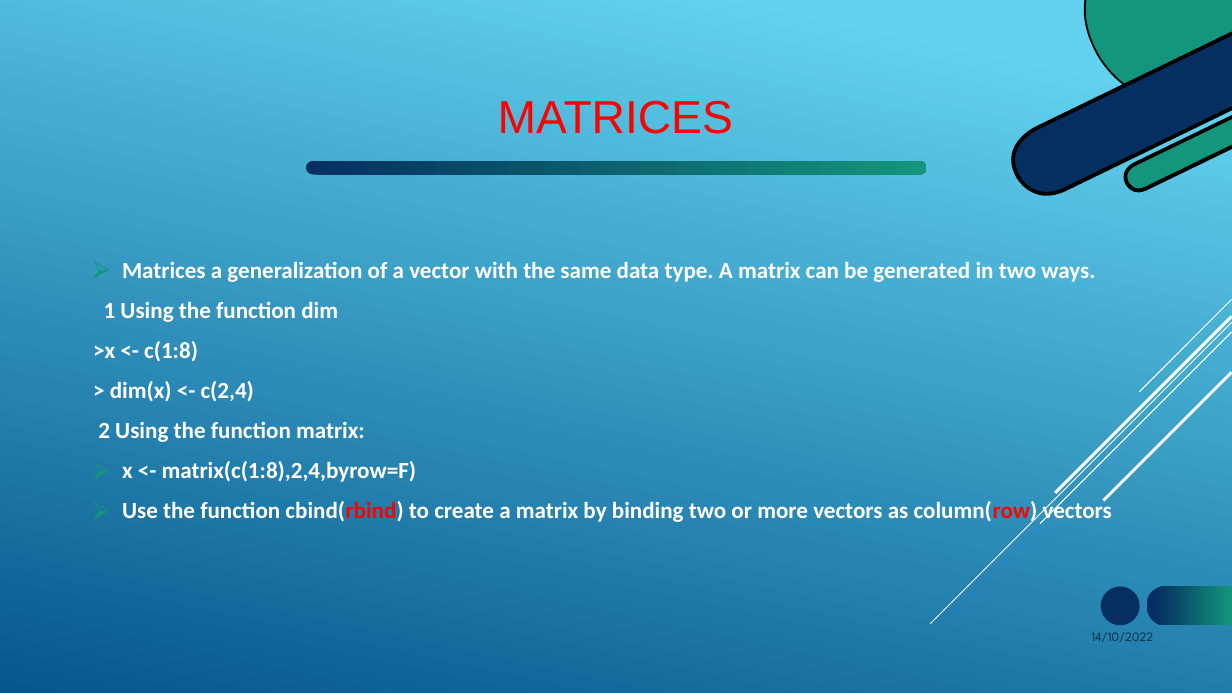
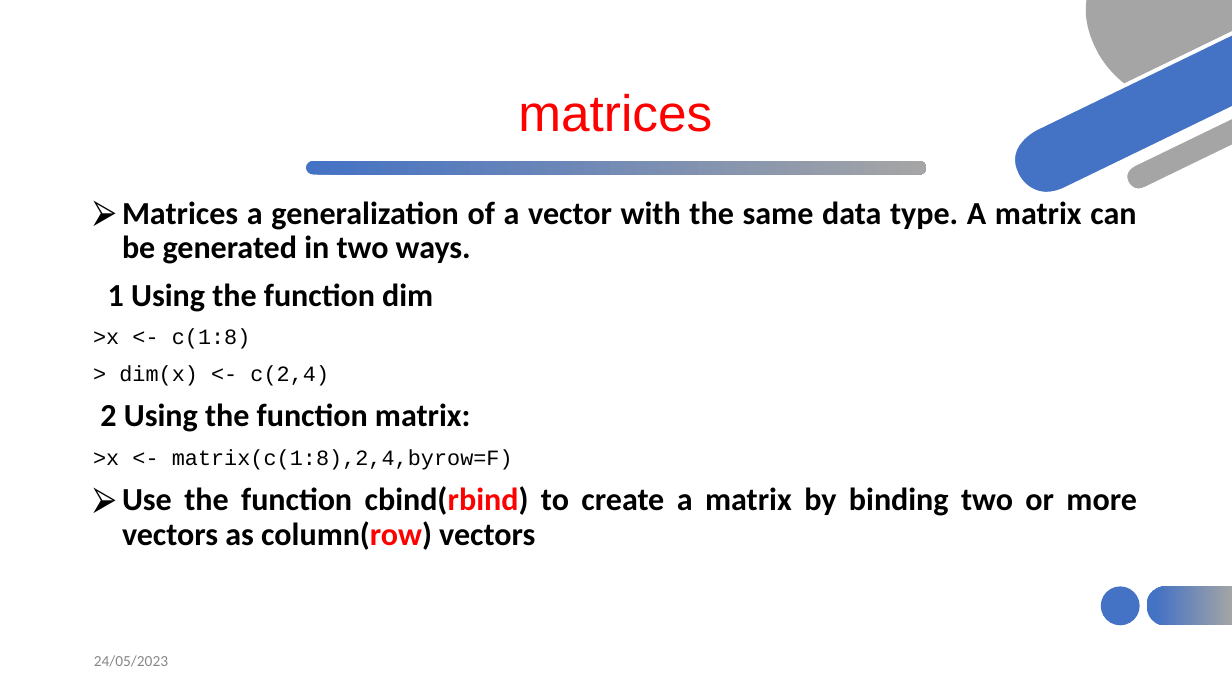
Before and after one commit to HaymanotB/himsite, a slide deck: slide 22 of lecture/RStudio_material.pptx. Drawn at 1232x693 pixels with LibreOffice and Linux fonts; fonts in the diff are those of the drawing. Boxes give left, top, right and bottom in pixels: in the first picture for what was removed or moved away, otherwise in the second. Text is boxed around its words. In the diff, an @@ line names an element or a change of style, - is before the commit and + after.

```diff
--- a/lecture/RStudio_material.pptx
+++ b/lecture/RStudio_material.pptx
@@ background gradient #62D2EF to #05578D to #FFFFFF @@
@@ freeform shape at [1085,0,1232,84]: fill #14967C to #A5A5A5 @@
@@ fill #000000 to #FFFFFF in 3 elements at [1083,0,1231,101], [1123,114,1232,192], [1011,30,1232,196] @@
@@ freeform shape at [1013,32,1232,193]: fill #052F61 to #4472C4 @@
@@ title at [518,93,712,132]: text changed; size 36 to 40 pt @@
-MATRICES
+matrices
@@ freeform shape at [1125,116,1232,190]: fill #14967C to #A5A5A5 @@
@@ freeform shape at [305,160,927,176]: fill gradient #052F61 to #14967C to gradient #4472C4 to #A5A5A5 @@
@@ text "Matrices a generalization of a ..." at [93,201,1136,550]: vertical alignment middle to top @@
@@ text at [93,201,1136,550]: size 18 to 25 pt in "Matrices a generalization of a vector with ...", "1 Using the function dim", "2 Using the function matrix:", "Use the function cbind(rbind) to create a ..."; text colour #FFFFFF to #000000 in "Matrices a generalization of a vector with ...", "1 Using the function dim", ">x <- c(1:8)", "> dim(x) <- c(2,4)" and 2 more places; size 18 to 17 pt, font Calibri to Courier New, bold off in ">x <- c(1:8)", "> dim(x) <- c(2,4)"; line spacing 1 to 0.9; bullet colour #FFFFFF to #000000 @@
@@ group removed at [931,299,1232,624]: 5 lines @@
@@ text at [93,449,513,470]: text changed; size 18 to 17 pt; font Calibri to Courier New; text colour #FFFFFF to #000000; bold off @@
-⮚ x <- matrix(c(1:8),2,4,byrow=F)
+>x <- matrix(c(1:8),2,4,byrow=F)
@@ ellipse at [1101,587,1140,626]: fill #052F61 to #4472C4 @@
@@ freeform shape at [1146,585,1232,627]: fill gradient #052F61 to #14967C to gradient #4472C4 to #A5A5A5 @@
@@ text added at [94,655,168,667], 12 pt, text #888888 @@
+24/05/2023
@@ text removed at [1092,632,1154,642] @@
-14/10/2022
```
Also in this commit, not shown: 30 other slides changed, 1 slide added, 4 other files.
